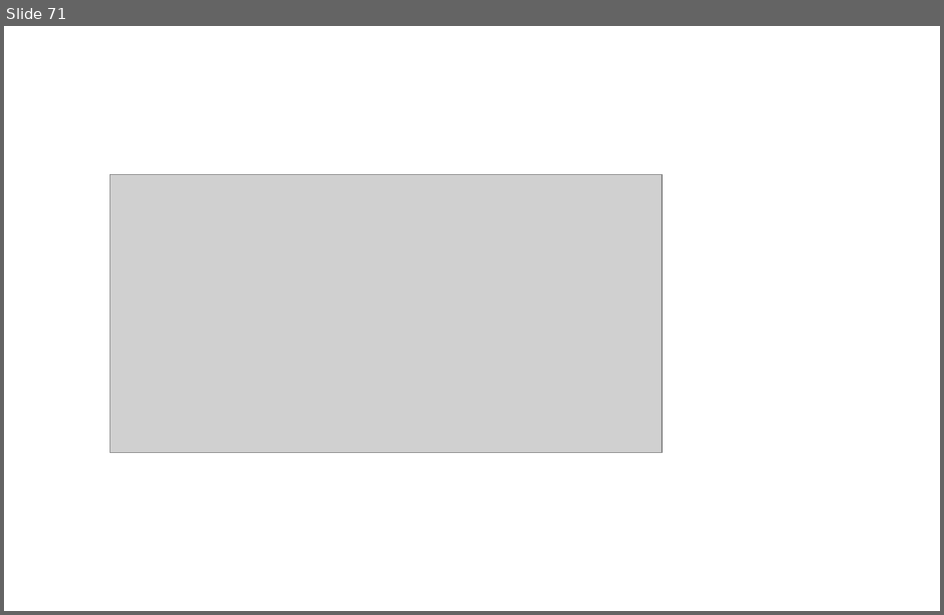
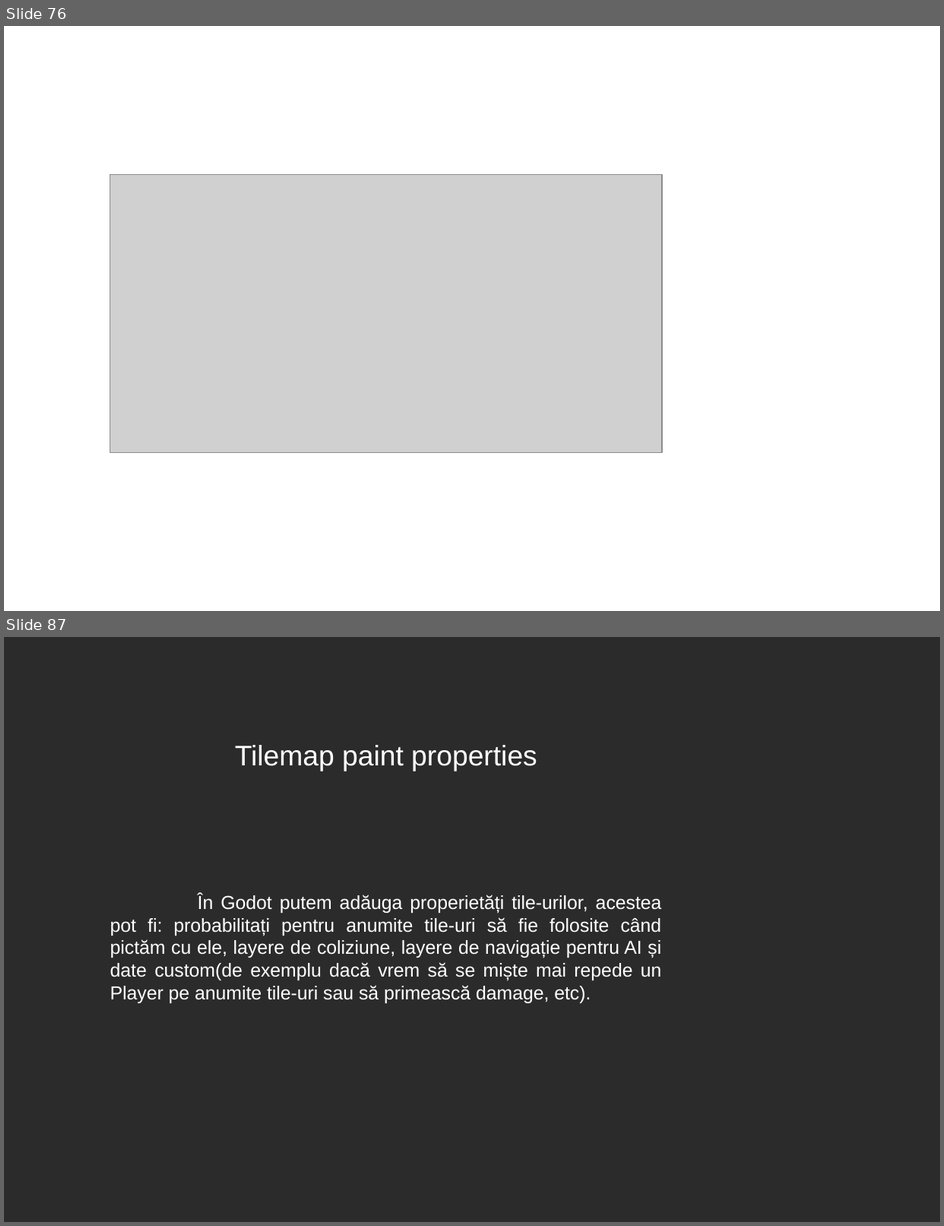
Before and after one commit to 0xspiderr/gdc-upt-presentations, a slide deck: presentation_1/1_introducere_in_godot.odp. Shown one above the other, each under a label of ours: slide 71 before the commit, slides 76 and 87 after it; the slides between them are not shown. The pictures are 944x615 and 944x1226 pixels, drawn with LibreOffice and Linux fonts; fonts in the diff are those of the drawing; grey boxes stand for pictures; background and template pictures are left out; a plain dark background stands for a picture behind light text. Boxes give left, top, right and bottom in pixels: in the first picture for what was removed or moved away, otherwise in the second. Text is boxed around its words. In the diff, an @@ line names an element or a change of style, - is before the commit and + after.

```diff
--- a/presentation_1/1_introducere_in_godot.odp
+++ b/presentation_1/1_introducere_in_godot.odp
@@ slide 87 added at (4, 637, 940, 1222), background picture (left out) @@
@@ title added at (235, 745, 538, 772), 24 pt, text #FFFFFF @@
+Tilemap paint properties
@@ text added at (110, 894, 662, 1003), 16 pt, text #FFFFFF @@
+În Godot putem adăuga properietăți tile-urilor, acestea pot fi: probabilitați pentru anumite tile-uri să fie folosite când pictăm cu ele, layere de coliziune, layere de navigație pentru AI și date custom(de exemplu dacă vrem să se miște mai repede un Player pe anumite tile-uri sau să primească damage, etc).
@@ what was slide 71 is now slide 76 @@
```
Also in this commit, not shown: 10 slides changed, 27 other slides added, 1 slide removed, 19 other files.
